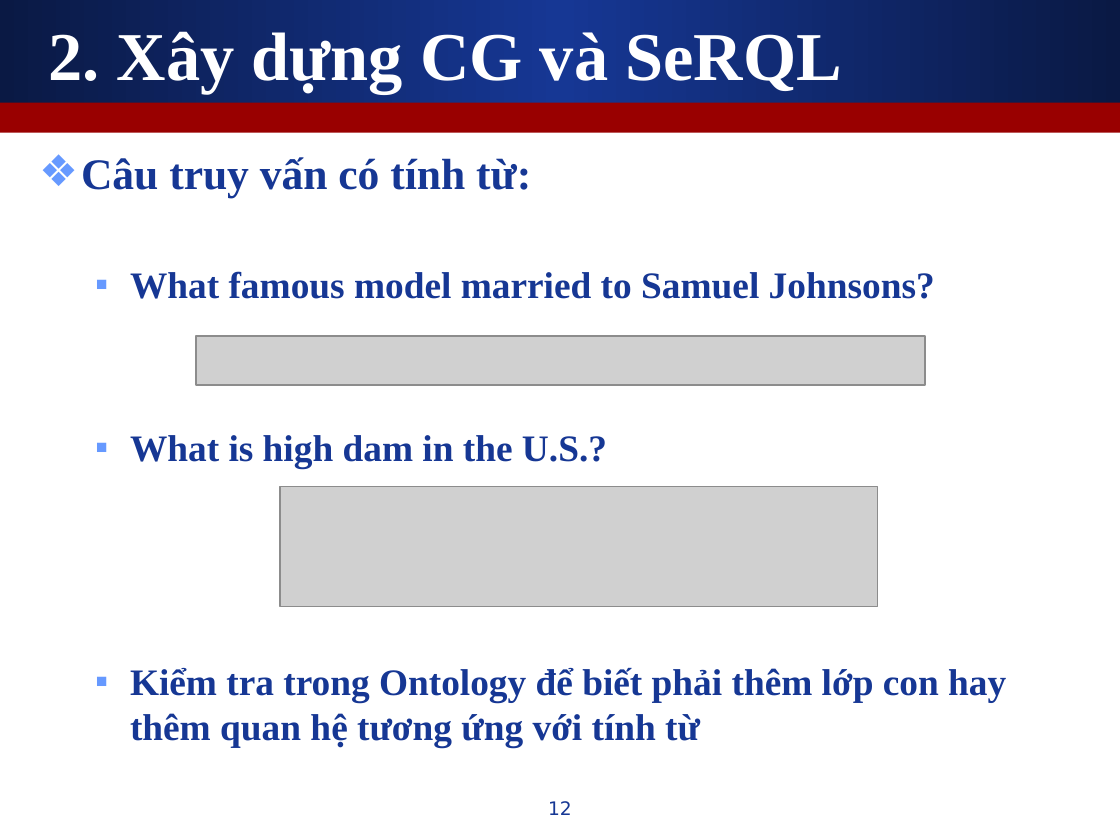
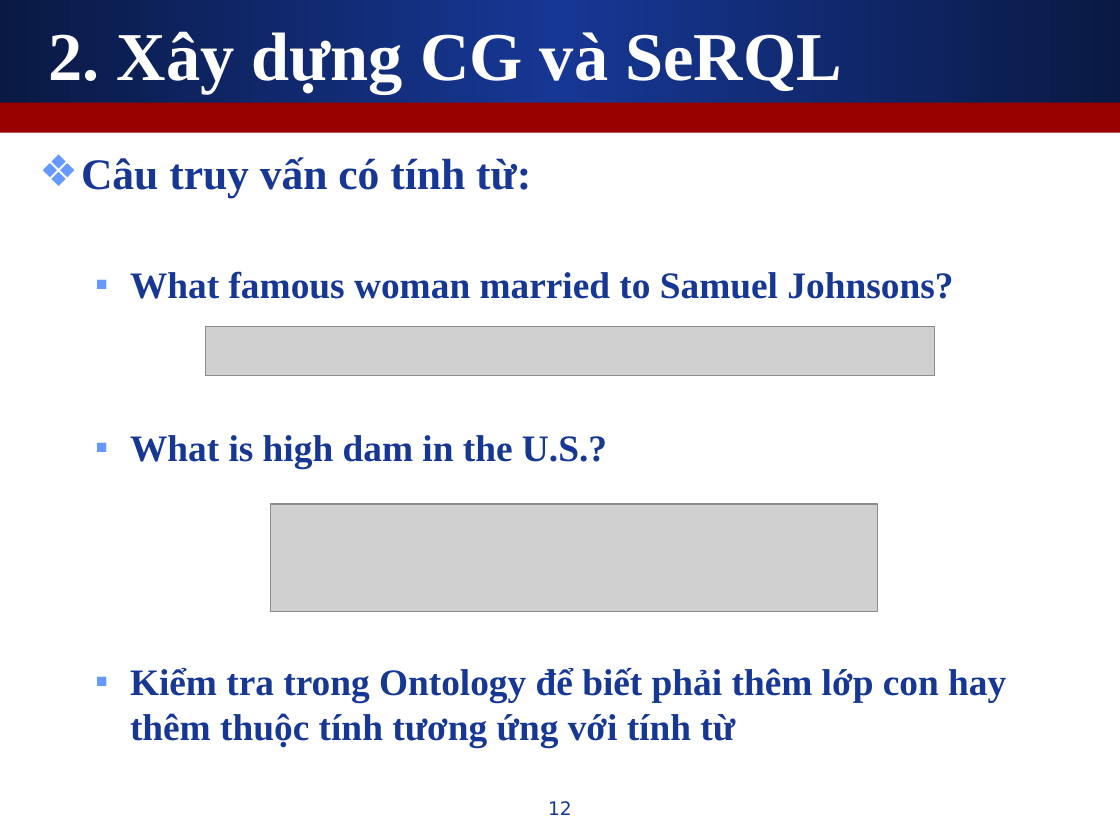
Before and after one commit to leaderwing/kt-kimres, a slide deck: slide 12 of note/[Thesis] Presentation.ppt. Drawn at 1120x840 pixels with LibreOffice and Linux fonts; fonts in the diff are those of the drawing; grey boxes stand for pictures. Boxes give left, top, right and bottom in pixels: in the first picture for what was removed or moved away, otherwise in the second. Text is boxed around its words. In the diff, an @@ line names an element or a change of style, - is before the commit and + after.

```diff
--- a/note/[Thesis] Presentation.ppt
+++ b/note/[Thesis] Presentation.ppt
@@ text at bbox=[130, 271, 953, 299]: text changed @@
-  ▪ What famous model married to Samuel Johnsons?
+  ▪ What famous woman married to Samuel Johnsons?
@@ picture: place and size @@
-picture at bbox=[196, 336, 925, 385]
+picture at bbox=[205, 327, 934, 376]
@@ picture: place and size @@
-picture at bbox=[280, 486, 877, 606]
+picture at bbox=[271, 504, 878, 612]
@@ text at bbox=[130, 667, 1006, 747]: text changed @@
-  ▪ Kiểm tra trong Ontology để biết phải thêm lớp con hay thêm quan hệ tương ứng với tính từ
+  ▪ Kiểm tra trong Ontology để biết phải thêm lớp con hay thêm thuộc tính tương ứng với tính từ
```
Also in this commit, not shown: 9 other slides changed.
